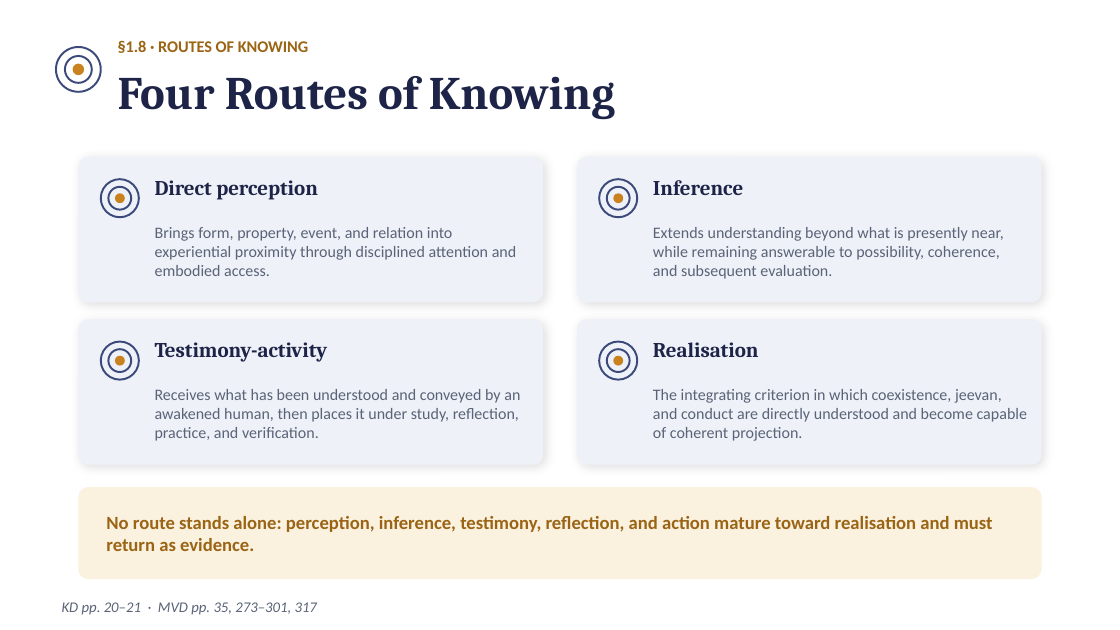
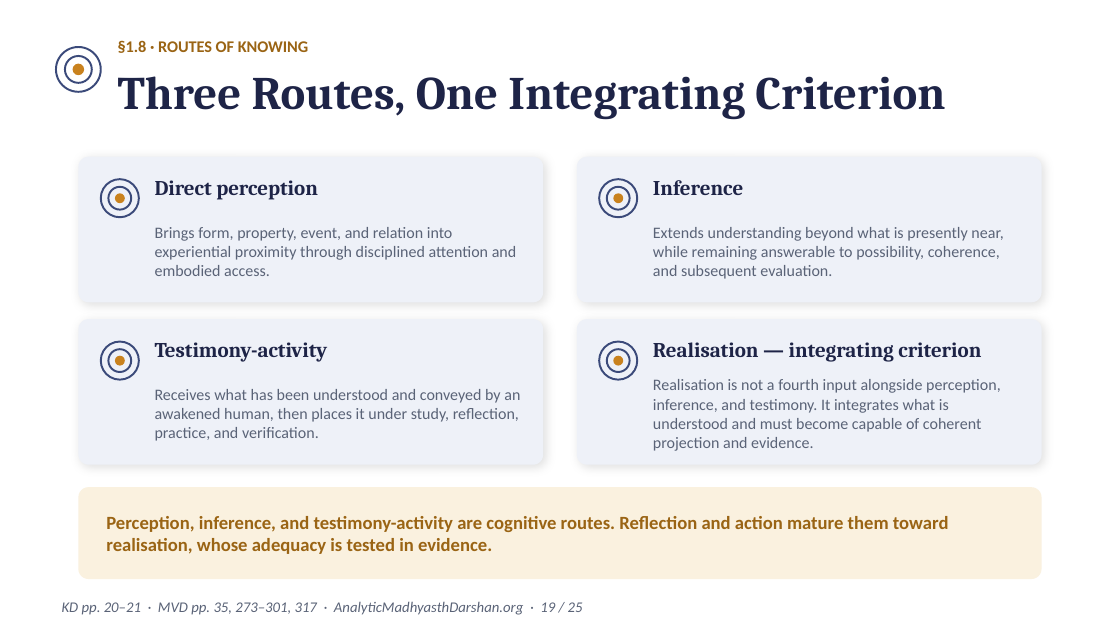
Before and after one commit to raghavamohan/AnalyticMadhyasthDarshan, a slide deck: slide 19 of Studies/Knowledge-Knower-And-Known/The-Epistemology-of-Coexistence-Madhyasth-Darshan.pptx (slide 17 before the commit). Drawn at 1120x630 pixels with LibreOffice and Linux fonts; fonts in the diff are those of the drawing. Boxes give left, top, right and bottom in pixels: in the first picture for what was removed or moved away, otherwise in the second. Text is boxed around its words. In the diff, an @@ line names an element or a change of style, - is before the commit and + after.

```diff
--- a/Studies/Knowledge-Knower-And-Known/The-Epistemology-of-Coexistence-Madhyasth-Darshan.pptx
+++ b/Studies/Knowledge-Knower-And-Known/The-Epistemology-of-Coexistence-Madhyasth-Darshan.pptx
@@ text at <box>118,76,945,119</box>: text changed @@
-Four Routes of Knowing
+Three Routes, One Integrating Criterion
@@ text at <box>653,342,981,362</box>: text changed @@
-Realisation
+Realisation — integrating criterion
@@ text at <box>653,379,1001,451</box>: text changed @@
-The integrating criterion in which coexistence, jeevan, and conduct are directly understood and become capable of coherent projection.
+Realisation is not a fourth input alongside perception, inference, and testimony. It integrates what is understood and must become capable of coherent projection and evidence.
@@ text at <box>106,516,949,554</box>: text changed @@
-No route stands alone: perception, inference, testimony, reflection, and action mature toward realisation and must return as evidence.
+Perception, inference, and testimony-activity are cognitive routes. Reflection and action mature them toward realisation, whose adequacy is tested in evidence.
@@ text at <box>62,602,583,615</box>: text changed @@
-KD pp. 20–21 · MVD pp. 35, 273–301, 317
+KD pp. 20–21 · MVD pp. 35, 273–301, 317 · AnalyticMadhyasthDarshan.org · 19 / 25
```
Also in this commit, not shown: 22 other slides changed, 2 slides added, 1 other file.
